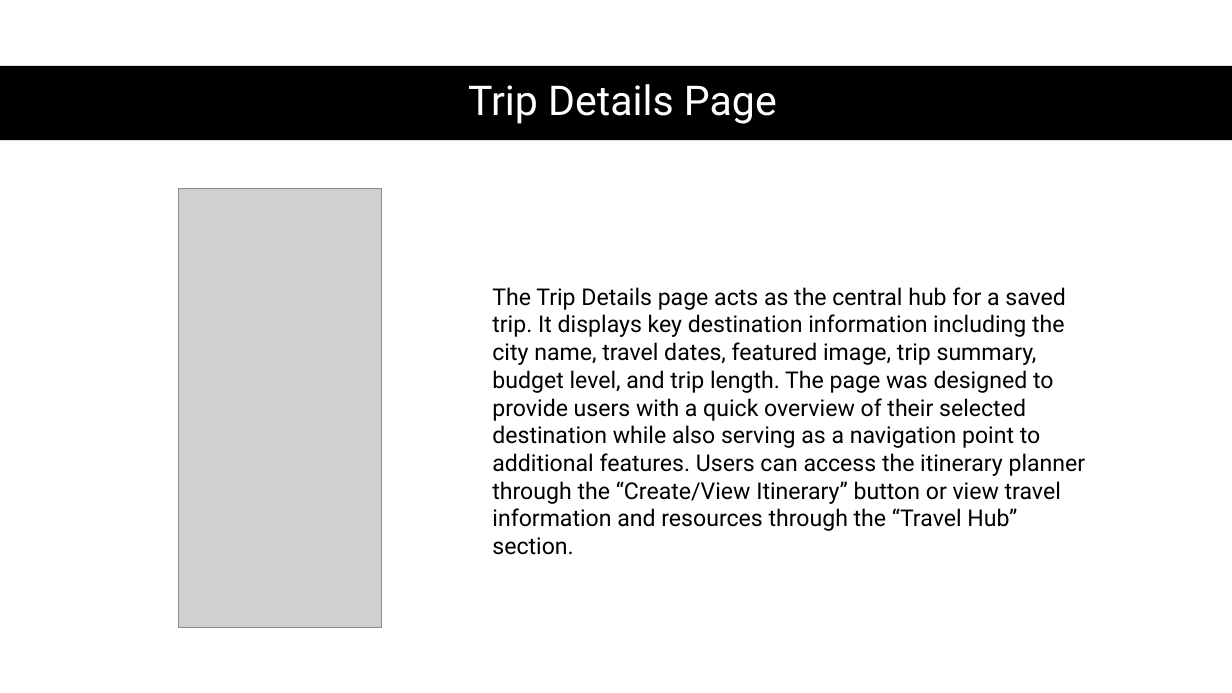
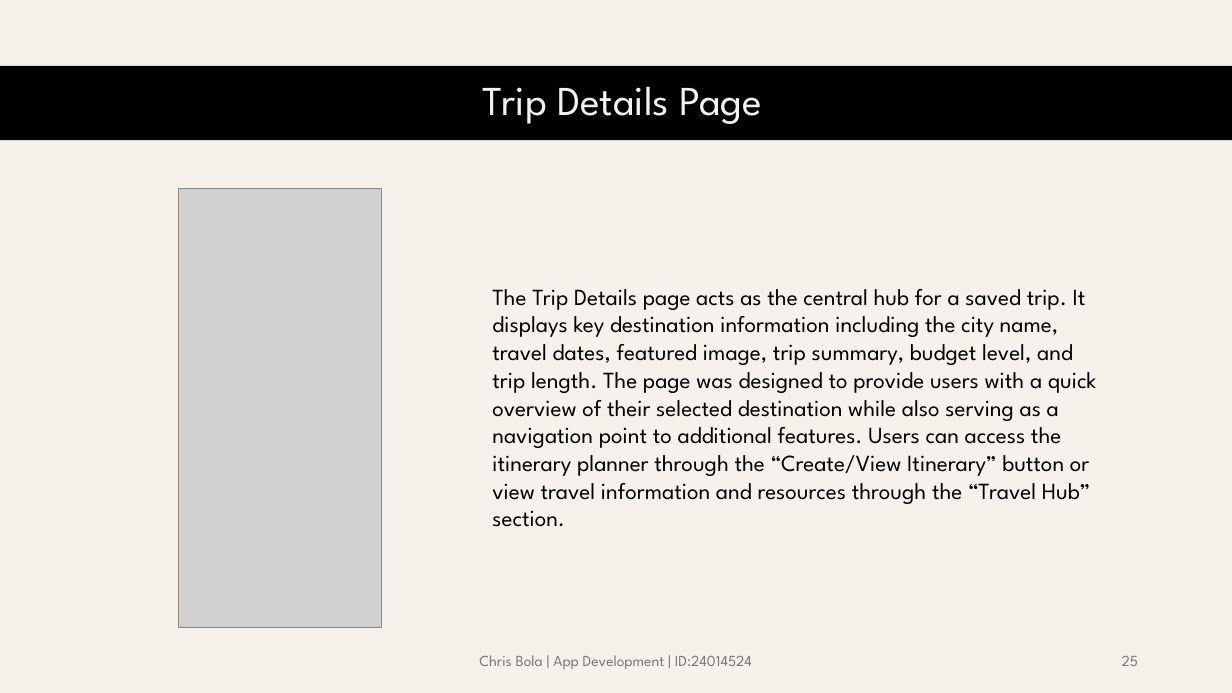
Before and after one commit to lghtson/ADS-2025, a slide deck: slide 25 of Holiday Planner.pptx (slide 27 before the commit). Drawn at 1232x693 pixels with LibreOffice and Linux fonts; fonts in the diff are those of the drawing; grey boxes stand for pictures. Boxes give left, top, right and bottom in pixels: in the first picture for what was removed or moved away, otherwise in the second. Text is boxed around its words. In the diff, an @@ line names an element or a change of style, - is before the commit and + after.

```diff
--- a/Holiday Planner.pptx
+++ b/Holiday Planner.pptx
@@ background #FFFFFF to #F6F1EA @@
@@ title "Trip Details Page" at bbox=[483, 86, 762, 124]: font Roboto to League Spartan, text colour #FFFFFF to #F6F1EA @@
@@ text "The Trip Details page acts ..." at bbox=[492, 289, 1096, 527]: font Roboto to League Spartan @@
@@ text added at bbox=[479, 655, 752, 669], 12 pt, text #797979 @@
+Chris Bola | App Development | ID:24014524
@@ page number added at bbox=[1122, 656, 1138, 666], 12 pt, text #797979 @@
+25
```
Also in this commit, not shown: 25 other slides changed, 4 slides added, 6 slides removed, 4 other files.
